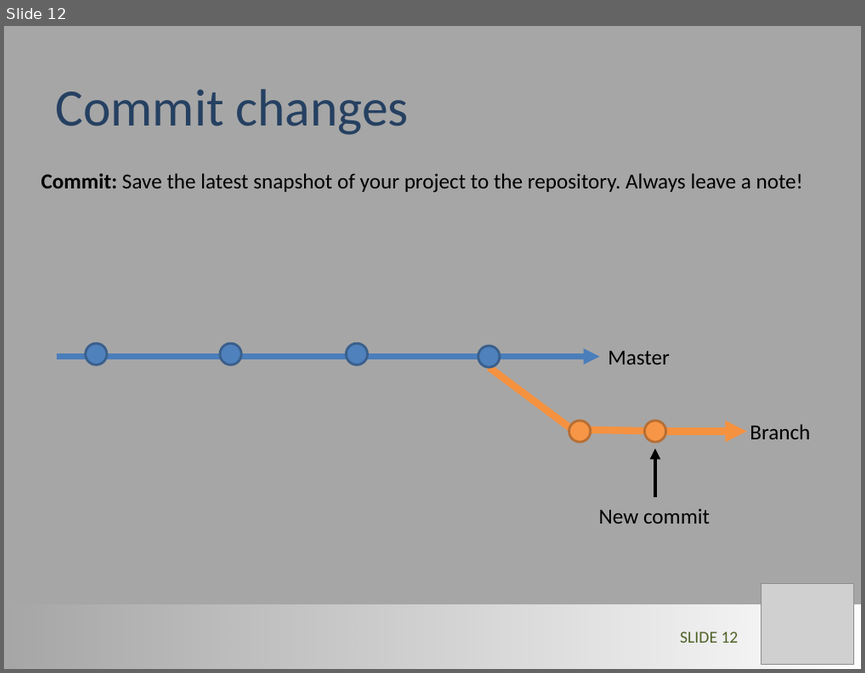
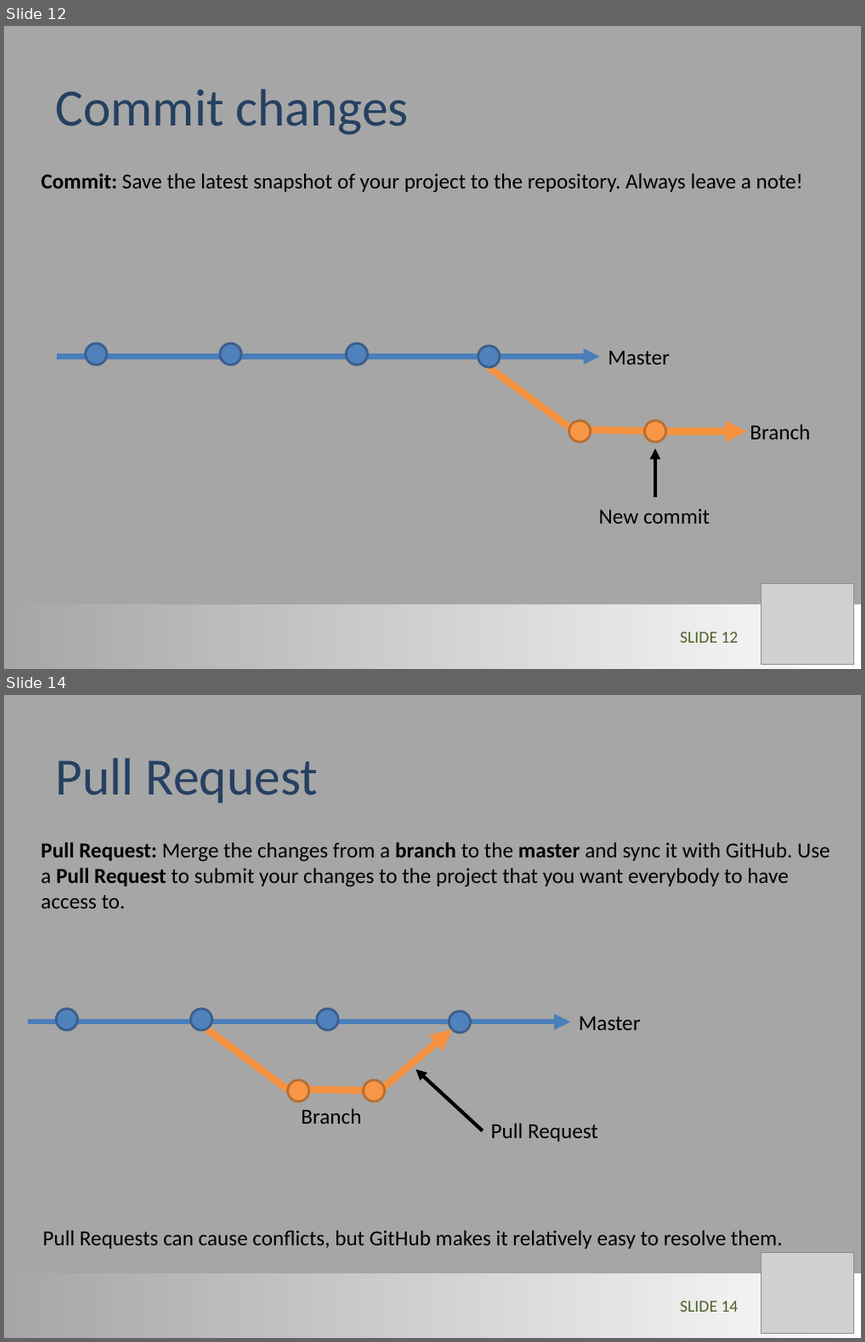
Before and after one commit to LimnoTech/Forum-GitHub, a slide deck: GitHub_Steve.pptx. Shown one above the other, each under a label of ours: slide 12 before the commit, slides 12 and 14 after it; the slides between them are not shown. The pictures are 865x673 and 865x1342 pixels, drawn with LibreOffice and Linux fonts; fonts in the diff are those of the drawing; grey boxes stand for pictures. Boxes give left, top, right and bottom in pixels: in the first picture for what was removed or moved away, otherwise in the second. Text is boxed around its words. In the diff, an @@ line names an element or a change of style, - is before the commit and + after.

```diff
--- a/GitHub_Steve.pptx
+++ b/GitHub_Steve.pptx
@@ slide 14 added at (4,695,861,1338), background #A6A6A6 @@
@@ title added at (55,758,318,803), 44 pt, text #254061 @@
+Pull Request
@@ text added at (41,842,830,908), 18 pt, text #000000 @@
+Pull Request: Merge the changes from a branch to the master and sync it with GitHub. Use a Pull Request to submit your changes to the project that you want everybody to have access to.
@@ arrow added from (27, 1021) to (570, 1021), #4B7EBC 4.5 pt @@
@@ ellipse added at (56,1009,78,1030), fill #4F81BD, outline #3A5F8C 2 pt @@
@@ ellipse added at (191,1009,212,1030), fill #4F81BD, outline #3A5F8C 2 pt @@
@@ line added from (200, 1023) to (296, 1095), #F69240 6 pt @@
@@ ellipse added at (317,1009,338,1030), fill #4F81BD, outline #3A5F8C 2 pt @@
@@ ellipse added at (449,1011,470,1032), fill #4F81BD, outline #3A5F8C 2 pt @@
@@ text added at (579,1016,641,1030), 18 pt, text #000000 @@
+Master
@@ arrow added from (380, 1091) to (452, 1029), #F69240 6 pt @@
@@ arrow added from (482, 1130) to (416, 1069), #000000 3 pt @@
@@ ellipse added at (288,1080,309,1101), fill #F79646, outline #B76F34 2 pt @@
@@ line added from (299, 1089) to (385, 1091), #F69240 6 pt @@
@@ ellipse added at (363,1080,385,1101), fill #F79646, outline #B76F34 2 pt @@
@@ text added at (301,1108,361,1123), 18 pt, text #000000 @@
+Branch
@@ text added at (491,1123,598,1141), 18 pt, text #000000 @@
+Pull Request
@@ text added at (43,1230,783,1248), 18 pt, text #000000 @@
+Pull Requests can cause conflicts, but GitHub makes it relatively easy to resolve them.
@@ picture added at (760,1252,853,1333) @@
@@ rectangle added at (4,1273,861,1338), fill gradient #FFFFFF @@
@@ page number added at (680,1300,738,1311), 14 pt, text #4F6228 @@
+SLIDE 14
```
Also in this commit, not shown: 3 slides changed, 3 other slides added.
